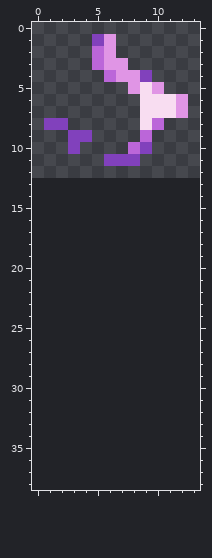
Pixel-art sprite, stored at NPCs/Critters/FallingCometGlow.png. The first picture shows the starting point.
The file is 28x26 pixels, drawn in blocks of 2x2; one block is one cell here. The old version is drawn lined up with the new one, on the new canvas.
After the commit:
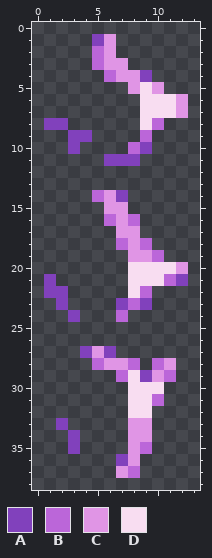
Palette (. is transparent): A #8141bc  B #bb66d9  C #e095e5  D #f8ddf1
Edits made:
canvas 14x13 -> 14x39
@@ x 0..13 @@
 13 ..............
-14 ..............
-15 ..............
-16 ..............
-17 ..............
-18 ..............
-19 ..............
-20 ..............
-21 ..............
-22 ..............
-23 ..............
-24 ..............
+14 .....BCA......
+15 ......CC......
+16 ......BCB.....
+17 .......CC.....
+18 .......BCB....
+19 ........CCB...
+20 ........DDDDC.
+21 .A......DDDBA.
+22 .AA.....DB....
+23 ..A....ABA....
+24 ...A...B......
 25 ..............
 26 ..............
-27 ..............
-28 ..............
-29 ..............
-30 ..............
-31 ..............
-32 ..............
-33 ..............
-34 ..............
-35 ..............
-36 ..............
-37 ..............
+27 ....ACA.......
+28 .....BCCB.BC..
+29 .......BDACB..
+30 ........DDD...
+31 ........DDB...
+32 ........DD....
+33 ..A.....CC....
+34 ...A....CC....
+35 ...A....CB....
+36 .......AC.....
+37 .......CB.....
 38 ..............
Where, in picture pixels (left, top, right, bottom), the same in both pictures:
added: (44, 190, 188, 478)
